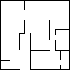
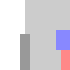
Revision of a layered 70x70 image; what changed, layer by layer:
hid "walls" over bbox(0, 0, 70, 70)
added layer "floor" above "Color Fill 1" over bbox(0, 0, 70, 70)
hid "Color Fill 1" over bbox(0, 0, 70, 70)
